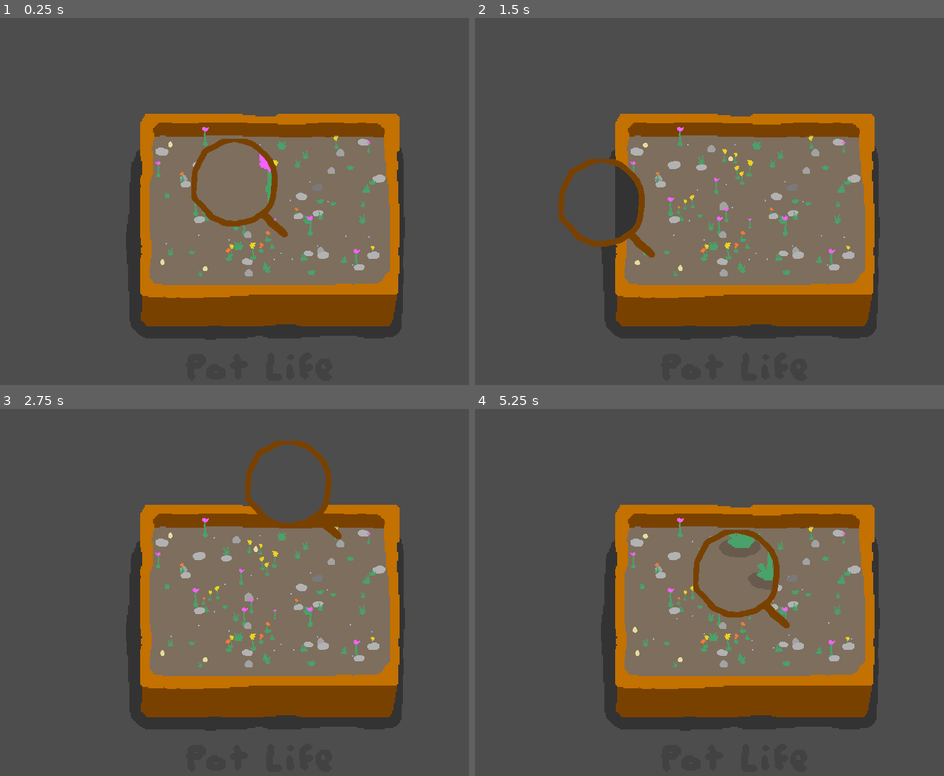
Above: before the commit, frames 1-4 (two rows, left to right).
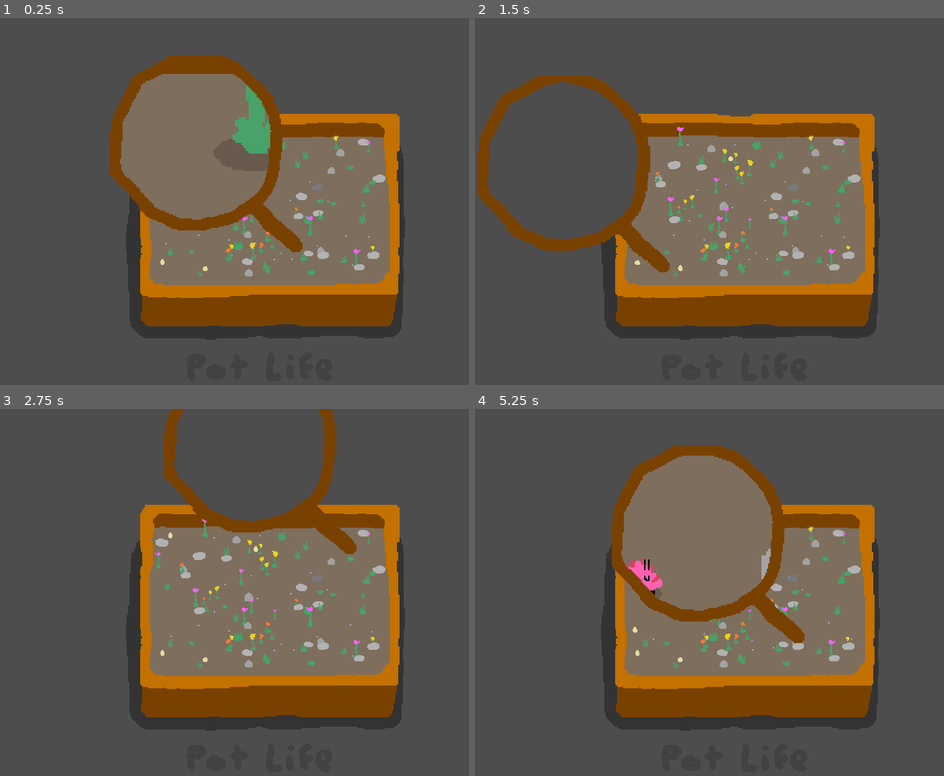
Above: after the commit, the same moments.

Repository: martindzejky/pot-life
Game: Godot game, scene res://main.tscn
The game is run twice, just before and just after one commit, with the same random seed, the same clock (stepped at 60 frames per second) and the same inputs. Sound files missing from this copy of the repository are replaced by a short silence.
Inputs (mouse positions are in pixels of both pictures, inside the frame that each line leads up to):
- Up to frame 1 (0.25 s): no input
- Up to frame 2 (1.5 s): tap Enter at 0.5 s; move the mouse to (864, 201) at 0.52 s; press the mouse at (864, 201) at 0.53 s; move the mouse to (634, 241) at 1.27 s; release the mouse at (634, 241) at 1.28 s; click (634, 241) at 1.35 s
- Up to frame 3 (2.75 s): tap Space at 2 s; move the mouse to (323, 522) at 2.02 s; press the mouse at (323, 522) at 2.03 s
- Up to frame 4 (5.25 s): tap Enter at 2.75 s; move the mouse to (718, 691) at 2.77 s; release the mouse at (718, 691) at 2.78 s; click (718, 691) at 2.85 s; move the mouse to (906, 673) at 3.52 s; press the mouse at (906, 673) at 3.53 s; move the mouse to (582, 552) at 4.27 s; release the mouse at (582, 552) at 4.28 s; click (582, 552) at 4.35 s; move the mouse to (770, 610) at 5.02 s; press the mouse at (770, 610) at 5.03 s

The runs differ from the first frame. In frame 1, 10% of the frame differs, in the area x 23-65%, y 10-64%; in frame 2, 5.2%; in frame 3, 3.0%; in frame 4, 10%.

Commit message:
make the magnifying glass larger

Diff:
--- a/objects/magnifying-glass.tscn
+++ b/objects/magnifying-glass.tscn
@@ -22,11 +22,11 @@
 fire = ExtResource("2_1sfl2")
 
 [node name="remote-transform" type="RemoteTransform2D" parent="."]
-position = Vector2(-206, -220)
+position = Vector2(-426, -447)
 remote_path = NodePath("../magnify-viewport/camera")
 
 [node name="listener" type="AudioListener2D" parent="."]
-position = Vector2(-204, -218)
+position = Vector2(-426, -447)
 current = true
 
 [node name="magnify-viewport" type="SubViewport" parent="."]
@@ -35,18 +35,17 @@
 canvas_item_default_texture_filter = 0
 gui_disable_input = true
 canvas_cull_mask = 4293918725
-size = Vector2i(200, 200)
+size = Vector2i(160, 160)
 script = ExtResource("2_q2rkc")
 
 [node name="camera" type="Camera2D" parent="magnify-viewport"]
-position = Vector2(-206, -220)
-zoom = Vector2(1.5, 1.5)
+position = Vector2(-426, -447)
 
 [node name="mask" type="Sprite2D" parent="."]
 clip_children = 1
 visibility_layer = 2
-position = Vector2(-167, -187)
-scale = Vector2(4, 4)
+position = Vector2(-354, -387)
+scale = Vector2(8, 8)
 texture = ExtResource("3_34oo4")
 
 [node name="view" type="Sprite2D" parent="mask"]
@@ -56,13 +55,13 @@
 
 [node name="frame" type="Sprite2D" parent="."]
 visibility_layer = 2
-position = Vector2(-167, -187)
-scale = Vector2(4, 4)
+position = Vector2(-354, -387)
+scale = Vector2(8, 8)
 texture = ExtResource("2_k147v")
 
 [node name="laser" type="Sprite2D" parent="."]
 visible = false
-position = Vector2(-207, -219)
+position = Vector2(-424, -451)
 scale = Vector2(8, 8)
 texture = ExtResource("5_760g6")
 
